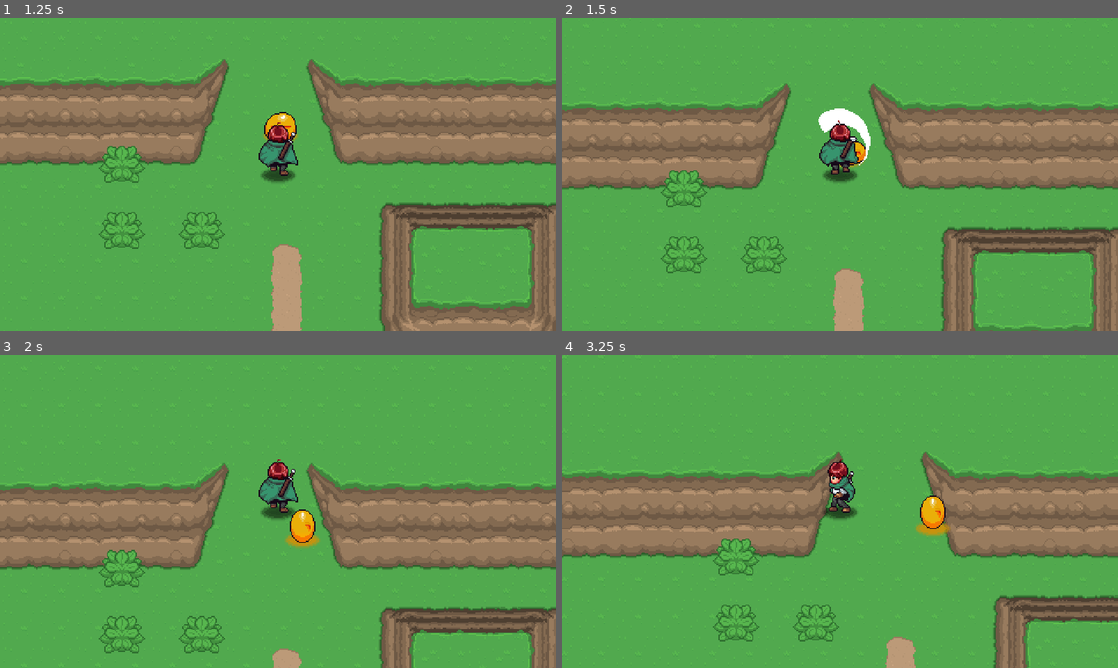
Above: before the commit, frames 1-4 (two rows, left to right).
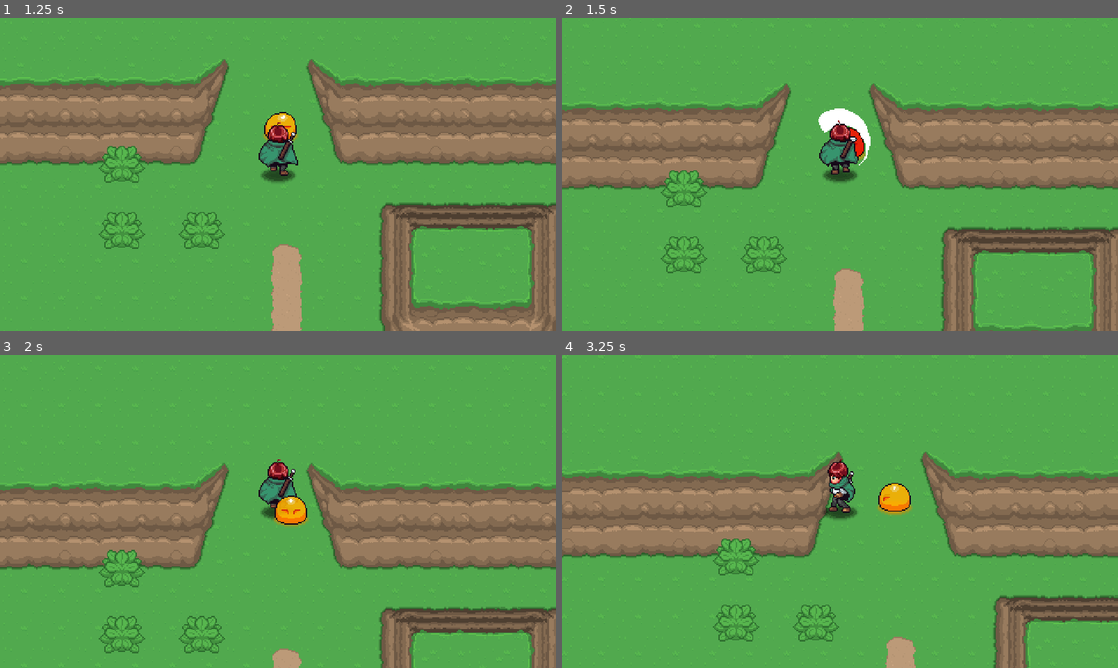
Above: after the commit, the same moments.

Repository: MansonPlus/AARPG
Game: Godot game, scene res://playground.tscn
Same seed, same stepped clock (60 frames per second), same inputs: the game is played once before the commit and once after it.
Inputs:
- Up to frame 1 (1.25 s): hold Up (up) from 0.53 s (still down); hold Z (attack) from 0.53 s (still down)
- Up to frame 2 (1.5 s): keep holding Up (up); release Z (attack) at 1.28 s; tap Z (attack) at 1.35 s
- Up to frame 3 (2 s): keep holding Up (up)
- Up to frame 4 (3.25 s): release Up (up) at 2.03 s; hold Z (attack) 2.03-2.78 s; hold Left (left) from 2.03 s (still down); tap Z (attack) at 2.85 s

Frame 1 is identical in both runs. In frame 2, 0.2% of the frame differs, in the area x 49-55%, y 34-48%; in frame 3, 0.9%; in frame 4, 1.1%, in the area x 56-70%, y 40-58%.

Commit message:
Added enemy 2

Diff:
--- /dev/null
+++ b/Enemies/Scripts/States/enemy_state_destroy.gd
@@ -0,0 +1,39 @@
+class_name EnemyStateDestroy extends EnemyState
+
+@export var anim_name: String = "destroy"
+@export var knockback_speed: float = 200.0
+@export var decelarate_speed: float = 10.0
+
+@export_category("AI")
+
+var _direction: Vector2
+
+func init() -> void:
+	enemy.enemy_destroyed.connect(_on_enemy_destroyed)
+
+func enter() -> void:
+	enemy.invulnerable = true
+
+	_direction = enemy.global_position.direction_to(enemy.player.global_position)
+
+	enemy.set_direction(_direction)
+	enemy.velocity = _direction * -knockback_speed
+
+	enemy.update_animation(anim_name)
+	enemy.animation_player.animation_finished.connect(_on_animation_finished)
+
+func exit() -> void:
+	pass
+
+func process(_delta: float) -> EnemyState:
+	enemy.velocity -= enemy.velocity * decelarate_speed * _delta
+	return null
+
+func physics(_delta: float) -> EnemyState:
+	return null
+
+func _on_enemy_destroyed() -> void:
+	state_machine.change_state(self)
+
+func _on_animation_finished(_a: String) -> void:
+	enemy.queue_free()
--- /dev/null
+++ b/Enemies/Scripts/States/enemy_state_stun.gd
@@ -0,0 +1,45 @@
+class_name EnemyStateStun extends EnemyState
+
+@export var anim_name: String = "stun"
+@export var knockback_speed: float = 200.0
+@export var decelarate_speed: float = 10.0
+
+@export_category("AI")
+@export var next_state: EnemyState
+
+var _direction: Vector2
+var _animation_finished: bool = false
+
+func init() -> void:
+	enemy.enemy_damaged.connect(_on_enemy_damaged)
+
+func enter() -> void:
+	enemy.invulnerable = true
+	_animation_finished = false
+
+	_direction = enemy.global_position.direction_to(enemy.player.global_position)
+
+	enemy.set_direction(_direction)
+	enemy.velocity = _direction * -knockback_speed
+
+	enemy.update_animation(anim_name)
+	enemy.animation_player.animation_finished.connect(_on_animation_finished)
+
+func exit() -> void:
+	enemy.invulnerable = false
+	enemy.animation_player.animation_finished.disconnect(_on_animation_finished)
+
+func process(_delta: float) -> EnemyState:
+	if _animation_finished == true:
+		return next_state
+	enemy.velocity -= enemy.velocity * decelarate_speed * _delta
+	return null
+
+func physics(_delta: float) -> EnemyState:
+	return null
+
+func _on_enemy_damaged() -> void:
+	state_machine.change_state(self)
+
+func _on_animation_finished(_a: String) -> void:
+	_animation_finished = true
--- a/Enemies/Scripts/enemy.gd
+++ b/Enemies/Scripts/enemy.gd
@@ -3,6 +3,7 @@
 
 signal direction_changed(new_direction: Vector2)
 signal enemy_damaged()
+signal enemy_destroyed()
 
 const DIR_4 = [Vector2.RIGHT, Vector2.DOWN, Vector2.LEFT, Vector2.UP]
 
@@ -15,11 +16,13 @@
 
 @onready var animation_player = $AnimationPlayer
 @onready var sprite = $Sprite2D
+@onready var hit_box = $HitBox
 @onready var state_machine = $EnemyStateMachine
 
 func _ready():
 	state_machine.initialize(self)
 	player = PlayerManager.player
+	hit_box.damaged.connect(_take_damage)
 
 func _process(_delta):
 	pass
@@ -56,3 +59,12 @@
 		return "up"
 	else:
 		return "side"
+
+func _take_damage(damage: int) -> void:
+	if invulnerable == true:
+		return
+	hp -= damage
+	if hp > 0:
+		enemy_damaged.emit()
+	else:
+		enemy_destroyed.emit()
--- a/Enemies/Slime/slime.tscn
+++ b/Enemies/Slime/slime.tscn
@@ -1,15 +1,304 @@
-[gd_scene load_steps=16 format=3 uid="uid://bqds26x61bi5o"]
+[gd_scene load_steps=33 format=3 uid="uid://bqds26x61bi5o"]
 
 [ext_resource type="Script" path="res://Enemies/Scripts/enemy.gd" id="1_ecng5"]
 [ext_resource type="Texture2D" uid="uid://dk6b1wb8aiav1" path="res://Player/Sprites/Shadow.png" id="1_wpmx5"]
 [ext_resource type="Texture2D" uid="uid://ba1q3m7hsilc7" path="res://Enemies/Slime/Slime.png" id="2_mnvds"]
+[ext_resource type="PackedScene" uid="uid://cw6ka83ydcg4n" path="res://GeneralNodes/HitBox/hit_box.tscn" id="3_5unb0"]
 [ext_resource type="Script" path="res://Enemies/Scripts/enemy_state_machine.gd" id="4_gvace"]
+[ext_resource type="AudioStream" uid="uid://40aael3lm8pc" path="res://Enemies/Slime/hit_01.wav" id="5_clbtg"]
 [ext_resource type="Script" path="res://Enemies/Scripts/States/enemy_state_idle.gd" id="5_s0mhk"]
 [ext_resource type="Script" path="res://Enemies/Scripts/States/enemy_state_wonder.gd" id="6_njmxx"]
+[ext_resource type="AudioStream" uid="uid://cxhsj3rmfod0n" path="res://Enemies/Slime/hit_00.wav" id="6_ryxfw"]
+[ext_resource type="PackedScene" uid="uid://cra6ofaja23ne" path="res://GeneralNodes/HurtBox/hurt_box.tscn" id="7_bu1vi"]
+[ext_resource type="Texture2D" uid="uid://cg4q4d5yohgf6" path="res://Enemies/Slime/DestroySmoke.png" id="9_s3xum"]
+[ext_resource type="Script" path="res://Enemies/Scripts/States/enemy_state_stun.gd" id="10_8xm2m"]
+[ext_resource type="Script" path="res://Enemies/Scripts/States/enemy_state_destroy.gd" id="12_3bk6x"]
+
+[sub_resource type="CircleShape2D" id="CircleShape2D_haybd"]
+radius = 13.0
 
 [sub_resource type="CapsuleShape2D" id="CapsuleShape2D_0y2f6"]
 radius = 5.0
 height = 20.0
+
+[sub_resource type="Animation" id="Animation_mror6"]
+length = 0.001
+tracks/0/type = "value"
+tracks/0/imported = false
+tracks/0/enabled = true
+tracks/0/path = NodePath("Sprite2D:frame")
+tracks/0/interp = 1
+tracks/0/loop_wrap = true
+tracks/0/keys = {
+"times": PackedFloat32Array(0),
+"transitions": PackedFloat32Array(1),
+"update": 1,
+"values": [0]
+}
+tracks/1/type = "value"
+tracks/1/imported = false
+tracks/1/enabled = true
+tracks/1/path = NodePath("Sprite2D:position")
+tracks/1/interp = 1
+tracks/1/loop_wrap = true
+tracks/1/keys = {
+"times": PackedFloat32Array(0),
+"transitions": PackedFloat32Array(1),
+"update": 0,
+"values": [Vector2(0, -19)]
+}
+tracks/2/type = "value"
+tracks/2/imported = false
+tracks/2/enabled = true
+tracks/2/path = NodePath("Sprite2D:modulate")
+tracks/2/interp = 1
+tracks/2/loop_wrap = true
+tracks/2/keys = {
+"times": PackedFloat32Array(0),
+"transitions": PackedFloat32Array(1),
+"update": 0,
+"values": [Color(1, 1, 1, 1)]
+}
+
+[sub_resource type="Animation" id="Animation_qujw8"]
+resource_name = "destroy_down"
+step = 0.05
+tracks/0/type = "value"
+tracks/0/imported = false
+tracks/0/enabled = true
+tracks/0/path = NodePath("Sprite2D:frame")
+tracks/0/interp = 1
+tracks/0/loop_wrap = true
+tracks/0/keys = {
+"times": PackedFloat32Array(0, 0.05, 0.1, 0.15, 0.2, 0.25),
+"transitions": PackedFloat32Array(1, 1, 1, 1, 1, 1),
+"update": 1,
+"values": [18, 19, 20, 11, 9, 18]
+}
+tracks/1/type = "value"
+tracks/1/imported = false
+tracks/1/enabled = true
+tracks/1/path = NodePath("Sprite2D:position")
+tracks/1/interp = 1
+tracks/1/loop_wrap = true
+tracks/1/keys = {
+"times": PackedFloat32Array(0, 0.1, 0.25),
+"transitions": PackedFloat32Array(1, 1, 1),
+"update": 0,
+"values": [Vector2(0, -19), Vector2(0, -22), Vector2(0, -19)]
+}
+tracks/2/type = "value"
+tracks/2/imported = false
+tracks/2/enabled = true
+tracks/2/path = NodePath("Sprite2D:modulate")
+tracks/2/interp = 1
+tracks/2/loop_wrap = true
+tracks/2/keys = {
+"times": PackedFloat32Array(0, 0.2, 0.25, 0.35),
+"transitions": PackedFloat32Array(1, 1, 1, 1),
+"update": 0,
+"values": [Color(0.982422, 0, 0, 1), Color(1, 1, 1, 1), Color(1, 1, 1, 1), Color(1, 1, 1, 0)]
+}
+tracks/3/type = "audio"
+tracks/3/imported = false
+tracks/3/enabled = true
+tracks/3/path = NodePath("AudioStreamPlayer2D")
+tracks/3/interp = 1
+tracks/3/loop_wrap = true
+tracks/3/keys = {
+"clips": [{
+"end_offset": 0.0,
+"start_offset": 0.0,
+"stream": ExtResource("5_clbtg")
+}],
+"times": PackedFloat32Array(0)
+}
+tracks/3/use_blend = true
+tracks/4/type = "audio"
+tracks/4/imported = false
+tracks/4/enabled = true
+tracks/4/path = NodePath("AudioStreamPlayer2D")
+tracks/4/interp = 1
+tracks/4/loop_wrap = true
+tracks/4/keys = {
+"clips": [{
+"end_offset": 0.0,
+"start_offset": 0.0,
+"stream": ExtResource("6_ryxfw")
+}],
+"times": PackedFloat32Array(0.05)
+}
+tracks/4/use_blend = true
+tracks/5/type = "animation"
+tracks/5/imported = false
+tracks/5/enabled = true
+tracks/5/path = NodePath("DestroyEffectSprite/AnimationPlayer")
+tracks/5/interp = 1
+tracks/5/loop_wrap = true
+tracks/5/keys = {
+"clips": PackedStringArray("destroy"),
+"times": PackedFloat32Array(0)
+}
+
+[sub_resource type="Animation" id="Animation_2jq46"]
+resource_name = "destroy_side"
+step = 0.05
+tracks/0/type = "value"
+tracks/0/imported = false
+tracks/0/enabled = true
+tracks/0/path = NodePath("Sprite2D:frame")
+tracks/0/interp = 1
+tracks/0/loop_wrap = true
+tracks/0/keys = {
+"times": PackedFloat32Array(0, 0.05, 0.1, 0.15, 0.2, 0.25),
+"transitions": PackedFloat32Array(1, 1, 1, 1, 1, 1),
+"update": 1,
+"values": [24, 25, 26, 17, 15, 24]
+}
+tracks/1/type = "value"
+tracks/1/imported = false
+tracks/1/enabled = true
+tracks/1/path = NodePath("Sprite2D:position")
+tracks/1/interp = 1
+tracks/1/loop_wrap = true
+tracks/1/keys = {
+"times": PackedFloat32Array(0, 0.1, 0.25),
+"transitions": PackedFloat32Array(1, 1, 1),
+"update": 0,
+"values": [Vector2(0, -19), Vector2(0, -22), Vector2(0, -19)]
+}
+tracks/2/type = "value"
+tracks/2/imported = false
+tracks/2/enabled = true
+tracks/2/path = NodePath("Sprite2D:modulate")
+tracks/2/interp = 1
+tracks/2/loop_wrap = true
+tracks/2/keys = {
+"times": PackedFloat32Array(0, 0.2, 0.25, 0.35),
+"transitions": PackedFloat32Array(1, 1, 1, 1),
+"update": 0,
+"values": [Color(0.982422, 0, 0, 1), Color(1, 1, 1, 1), Color(1, 1, 1, 1), Color(1, 1, 1, 0)]
+}
+tracks/3/type = "audio"
+tracks/3/imported = false
+tracks/3/enabled = true
+tracks/3/path = NodePath("AudioStreamPlayer2D")
+tracks/3/interp = 1
+tracks/3/loop_wrap = true
+tracks/3/keys = {
+"clips": [{
+"end_offset": 0.0,
+"start_offset": 0.0,
+"stream": ExtResource("5_clbtg")
+}],
+"times": PackedFloat32Array(0)
+}
+tracks/3/use_blend = true
+tracks/4/type = "audio"
+tracks/4/imported = false
+tracks/4/enabled = true
+tracks/4/path = NodePath("AudioStreamPlayer2D")
+tracks/4/interp = 1
+tracks/4/loop_wrap = true
+tracks/4/keys = {
+"clips": [{
+"end_offset": 0.0,
+"start_offset": 0.0,
+"stream": ExtResource("6_ryxfw")
+}],
+"times": PackedFloat32Array(0.05)
+}
+tracks/4/use_blend = true
+tracks/5/type = "animation"
+tracks/5/imported = false
+tracks/5/enabled = true
+tracks/5/path = NodePath("DestroyEffectSprite/AnimationPlayer")
+tracks/5/interp = 1
+tracks/5/loop_wrap = true
+tracks/5/keys = {
+"clips": PackedStringArray("destroy"),
+"times": PackedFloat32Array(0)
+}
+
+[sub_resource type="Animation" id="Animation_j25fm"]
+resource_name = "destroy_up"
+step = 0.05
+tracks/0/type = "value"
+tracks/0/imported = false
+tracks/0/enabled = true
+tracks/0/path = NodePath("Sprite2D:frame")
+tracks/0/interp = 1
+tracks/0/loop_wrap = true
+tracks/0/keys = {
+"times": PackedFloat32Array(0, 0.05, 0.1, 0.15, 0.2, 0.25),
+"transitions": PackedFloat32Array(1, 1, 1, 1, 1, 1),
+"update": 1,
+"values": [21, 22, 23, 14, 12, 21]
+}
+tracks/1/type = "value"
+tracks/1/imported = false
+tracks/1/enabled = true
+tracks/1/path = NodePath("Sprite2D:position")
+tracks/1/interp = 1
+tracks/1/loop_wrap = true
+tracks/1/keys = {
+"times": PackedFloat32Array(0, 0.1, 0.25),
+"transitions": PackedFloat32Array(1, 1, 1),
+"update": 0,
+"values": [Vector2(0, -19), Vector2(0, -22), Vector2(0, -19)]
+}
+tracks/2/type = "value"
+tracks/2/imported = false
+tracks/2/enabled = true
+tracks/2/path = NodePath("Sprite2D:modulate")
+tracks/2/interp = 1
+tracks/2/loop_wrap = true
+tracks/2/keys = {
+"times": PackedFloat32Array(0, 0.2, 0.25, 0.35),
+"transitions": PackedFloat32Array(1, 1, 1, 1),
+"update": 0,
+"values": [Color(0.982422, 0, 0, 1), Color(1, 1, 1, 1), Color(1, 1, 1, 1), Color(1, 1, 1, 0)]
+}
+tracks/3/type = "audio"
+tracks/3/imported = false
+tracks/3/enabled = true
+tracks/3/path = NodePath("AudioStreamPlayer2D")
+tracks/3/interp = 1
+tracks/3/loop_wrap = true
+tracks/3/keys = {
+"clips": [{
+"end_offset": 0.0,
+"start_offset": 0.0,
+"stream": ExtResource("5_clbtg")
+}],
+"times": PackedFloat32Array(0)
+}
+tracks/3/use_blend = true
+tracks/4/type = "audio"
+tracks/4/imported = false
+tracks/4/enabled = true
+tracks/4/path = NodePath("AudioStreamPlayer2D")
+tracks/4/interp = 1
+tracks/4/loop_wrap = true
+tracks/4/keys = {
+"clips": [{
+"end_offset": 0.0,
+"start_offset": 0.0,
+"stream": ExtResource("6_ryxfw")
+}],
+"times": PackedFloat32Array(0.05)
+}
+tracks/4/use_blend = true
+tracks/5/type = "animation"
+tracks/5/imported = false
+tracks/5/enabled = true
+tracks/5/path = NodePath("DestroyEffectSprite/AnimationPlayer")
+tracks/5/interp = 1
+tracks/5/loop_wrap = true
+tracks/5/keys = {
+"clips": PackedStringArray("destroy"),
+"times": PackedFloat32Array(0)
+}
 
 [sub_resource type="Animation" id="Animation_fa2kt"]
 resource_name = "idle_down"
@@ -41,19 +330,22 @@
 "values": [Vector2(0, -19)]
 }
 
-[sub_resource type="Animation" id="Animation_mror6"]
-length = 0.001
-tracks/0/type = "value"
-tracks/0/imported = false
-tracks/0/enabled = true
-tracks/0/path = NodePath("Sprite2D:frame")
-tracks/0/interp = 1
-tracks/0/loop_wrap = true
-tracks/0/keys = {
-"times": PackedFloat32Array(0),
-"transitions": PackedFloat32Array(1),
-"update": 1,
-"values": [0]
+[sub_resource type="Animation" id="Animation_26x1c"]
+resource_name = "idle_slide"
+length = 0.4
+loop_mode = 2
+step = 0.1
+tracks/0/type = "value"
+tracks/0/imported = false
+tracks/0/enabled = true
+tracks/0/path = NodePath("Sprite2D:frame")
+tracks/0/interp = 1
+tracks/0/loop_wrap = true
+tracks/0/keys = {
+"times": PackedFloat32Array(0, 0.2, 0.4),
+"transitions": PackedFloat32Array(1, 1, 1),
+"update": 1,
+"values": [6, 7, 8]
 }
 tracks/1/type = "value"
 tracks/1/imported = false
@@ -98,35 +390,173 @@
 "values": [Vector2(0, -19)]
 }
 
-[sub_resource type="Animation" id="Animation_26x1c"]
-resource_name = "idle_slide"
-length = 0.4
-loop_mode = 2
-step = 0.1
-tracks/0/type = "value"
-tracks/0/imported = false
-tracks/0/enabled = true
-tracks/0/path = NodePath("Sprite2D:frame")
-tracks/0/interp = 1
-tracks/0/loop_wrap = true
-tracks/0/keys = {
-"times": PackedFloat32Array(0, 0.2, 0.4),
-"transitions": PackedFloat32Array(1, 1, 1),
-"update": 1,
-"values": [6, 7, 8]
-}
-tracks/1/type = "value"
-tracks/1/imported = false
-tracks/1/enabled = true
-tracks/1/path = NodePath("Sprite2D:position")
-tracks/1/interp = 1
-tracks/1/loop_wrap = true
-tracks/1/keys = {
-"times": PackedFloat32Array(0),
-"transitions": PackedFloat32Array(1),
-"update": 0,
-"values": [Vector2(0, -19)]
-}
+[sub_resource type="Animation" id="Animation_0bnt1"]
+resource_name = "stun_down"
+length = 0.3
+step = 0.05
+tracks/0/type = "value"
+tracks/0/imported = false
+tracks/0/enabled = true
+tracks/0/path = NodePath("Sprite2D:frame")
+tracks/0/interp = 1
+tracks/0/loop_wrap = true
+tracks/0/keys = {
+"times": PackedFloat32Array(0, 0.05, 0.1, 0.15, 0.2, 0.25),
+"transitions": PackedFloat32Array(1, 1, 1, 1, 1, 1),
+"update": 1,
+"values": [18, 19, 20, 11, 9, 18]
+}
+tracks/1/type = "value"
+tracks/1/imported = false
+tracks/1/enabled = true
+tracks/1/path = NodePath("Sprite2D:position")
+tracks/1/interp = 1
+tracks/1/loop_wrap = true
+tracks/1/keys = {
+"times": PackedFloat32Array(0, 0.1, 0.25),
+"transitions": PackedFloat32Array(1, 1, 1),
+"update": 0,
+"values": [Vector2(0, -19), Vector2(0, -22), Vector2(0, -19)]
+}
+tracks/2/type = "value"
+tracks/2/imported = false
+tracks/2/enabled = true
+tracks/2/path = NodePath("Sprite2D:modulate")
+tracks/2/interp = 1
+tracks/2/loop_wrap = true
+tracks/2/keys = {
+"times": PackedFloat32Array(0, 0.2, 0.3),
+"transitions": PackedFloat32Array(1, 1, 1),
+"update": 0,
+"values": [Color(0.982422, 0, 0, 1), Color(1, 1, 1, 1), Color(1, 1, 1, 1)]
+}
+tracks/3/type = "audio"
+tracks/3/imported = false
+tracks/3/enabled = true
+tracks/3/path = NodePath("AudioStreamPlayer2D")
+tracks/3/interp = 1
+tracks/3/loop_wrap = true
+tracks/3/keys = {
+"clips": [{
+"end_offset": 0.0,
+"start_offset": 0.0,
+"stream": ExtResource("5_clbtg")
+}],
+"times": PackedFloat32Array(0)
+}
+tracks/3/use_blend = true
+
+[sub_resource type="Animation" id="Animation_iuxuy"]
+resource_name = "stun_side"
+length = 0.3
+step = 0.05
+tracks/0/type = "value"
+tracks/0/imported = false
+tracks/0/enabled = true
+tracks/0/path = NodePath("Sprite2D:frame")
+tracks/0/interp = 1
+tracks/0/loop_wrap = true
+tracks/0/keys = {
+"times": PackedFloat32Array(0, 0.05, 0.1, 0.15, 0.2, 0.25),
+"transitions": PackedFloat32Array(1, 1, 1, 1, 1, 1),
+"update": 1,
+"values": [24, 25, 26, 17, 15, 24]
+}
+tracks/1/type = "value"
+tracks/1/imported = false
+tracks/1/enabled = true
+tracks/1/path = NodePath("Sprite2D:position")
+tracks/1/interp = 1
+tracks/1/loop_wrap = true
+tracks/1/keys = {
+"times": PackedFloat32Array(0, 0.1, 0.25),
+"transitions": PackedFloat32Array(1, 1, 1),
+"update": 0,
+"values": [Vector2(0, -19), Vector2(0, -22), Vector2(0, -19)]
+}
+tracks/2/type = "value"
+tracks/2/imported = false
+tracks/2/enabled = true
+tracks/2/path = NodePath("Sprite2D:modulate")
+tracks/2/interp = 1
+tracks/2/loop_wrap = true
+tracks/2/keys = {
+"times": PackedFloat32Array(0, 0.2, 0.3),
+"transitions": PackedFloat32Array(1, 1, 1),
+"update": 0,
+"values": [Color(0.982422, 0, 0, 1), Color(1, 1, 1, 1), Color(1, 1, 1, 1)]
+}
+tracks/3/type = "audio"
+tracks/3/imported = false
+tracks/3/enabled = true
+tracks/3/path = NodePath("AudioStreamPlayer2D")
+tracks/3/interp = 1
+tracks/3/loop_wrap = true
+tracks/3/keys = {
+"clips": [{
+"end_offset": 0.0,
+"start_offset": 0.0,
+"stream": ExtResource("5_clbtg")
+}],
+"times": PackedFloat32Array(0)
+}
+tracks/3/use_blend = true
+
+[sub_resource type="Animation" id="Animation_vmr6l"]
+resource_name = "stun_up"
+length = 0.3
+step = 0.05
+tracks/0/type = "value"
+tracks/0/imported = false
+tracks/0/enabled = true
+tracks/0/path = NodePath("Sprite2D:frame")
+tracks/0/interp = 1
+tracks/0/loop_wrap = true
+tracks/0/keys = {
+"times": PackedFloat32Array(0, 0.05, 0.1, 0.15, 0.2, 0.25),
+"transitions": PackedFloat32Array(1, 1, 1, 1, 1, 1),
+"update": 1,
+"values": [21, 22, 23, 14, 12, 21]
+}
+tracks/1/type = "value"
+tracks/1/imported = false
+tracks/1/enabled = true
+tracks/1/path = NodePath("Sprite2D:position")
+tracks/1/interp = 1
+tracks/1/loop_wrap = true
+tracks/1/keys = {
+"times": PackedFloat32Array(0, 0.1, 0.25),
+"transitions": PackedFloat32Array(1, 1, 1),
+"update": 0,
+"values": [Vector2(0, -19), Vector2(0, -22), Vector2(0, -19)]
+}
+tracks/2/type = "value"
+tracks/2/imported = false
+tracks/2/enabled = true
+tracks/2/path = NodePath("Sprite2D:modulate")
+tracks/2/interp = 1
+tracks/2/loop_wrap = true
+tracks/2/keys = {
+"times": PackedFloat32Array(0, 0.2, 0.3),
+"transitions": PackedFloat32Array(1, 1, 1),
+"update": 0,
+"values": [Color(0.982422, 0, 0, 1), Color(1, 1, 1, 1), Color(1, 1, 1, 1)]
+}
+tracks/3/type = "audio"
+tracks/3/imported = false
+tracks/3/enabled = true
+tracks/3/path = NodePath("AudioStreamPlayer2D")
+tracks/3/interp = 1
+tracks/3/loop_wrap = true
+tracks/3/keys = {
+"clips": [{
+"end_offset": 0.0,
+"start_offset": 0.0,
+"stream": ExtResource("5_clbtg")
+}],
+"times": PackedFloat32Array(0)
+}
+tracks/3/use_blend = true
 
 [sub_resource type="Animation" id="Animation_lvo2g"]
 resource_name = "walk_down"
@@ -158,6 +588,36 @@
 "values": [Vector2(0, -19), Vector2(0, -19), Vector2(0, -23), Vector2(0, -19)]
 }
 
+[sub_resource type="Animation" id="Animation_kvdko"]
+resource_name = "walk_side"
+length = 0.7
+loop_mode = 1
+step = 0.1
+tracks/0/type = "value"
+tracks/0/imported = false
+tracks/0/enabled = true
+tracks/0/path = NodePath("Sprite2D:frame")
+tracks/0/interp = 1
+tracks/0/loop_wrap = true
+tracks/0/keys = {
+"times": PackedFloat32Array(0, 0.2, 0.4, 0.7),
+"transitions": PackedFloat32Array(1, 1, 1, 1),
+"update": 1,
+"values": [15, 16, 17, 15]
+}
+tracks/1/type = "value"
+tracks/1/imported = false
+tracks/1/enabled = true
+tracks/1/path = NodePath("Sprite2D:position")
+tracks/1/interp = 1
+tracks/1/loop_wrap = true
+tracks/1/keys = {
+"times": PackedFloat32Array(0, 0.2, 0.5, 0.7),
+"transitions": PackedFloat32Array(-2, -2, -2, -2),
+"update": 0,
+"values": [Vector2(0, -19), Vector2(0, -19), Vector2(0, -23), Vector2(0, -19)]
+}
+
 [sub_resource type="Animation" id="Animation_fxntc"]
 resource_name = "walk_up"
 length = 0.7
@@ -188,51 +648,102 @@
 "values": [Vector2(0, -19), Vector2(0, -19), Vector2(0, -23), Vector2(0, -19)]
 }
 
-[sub_resource type="Animation" id="Animation_kvdko"]
-resource_name = "walk_side"
-length = 0.7
-loop_mode = 1
-step = 0.1
-tracks/0/type = "value"
-tracks/0/imported = false
-tracks/0/enabled = true
-tracks/0/path = NodePath("Sprite2D:frame")
-tracks/0/interp = 1
-tracks/0/loop_wrap = true
-tracks/0/keys = {
-"times": PackedFloat32Array(0, 0.2, 0.4, 0.7),
-"transitions": PackedFloat32Array(1, 1, 1, 1),
-"update": 1,
-"values": [15, 16, 17, 15]
-}
-tracks/1/type = "value"
-tracks/1/imported = false
-tracks/1/enabled = true
-tracks/1/path = NodePath("Sprite2D:position")
-tracks/1/interp = 1
-tracks/1/loop_wrap = true
-tracks/1/keys = {
-"times": PackedFloat32Array(0, 0.2, 0.5, 0.7),
-"transitions": PackedFloat32Array(-2, -2, -2, -2),
-"update": 0,
-"values": [Vector2(0, -19), Vector2(0, -19), Vector2(0, -23), Vector2(0, -19)]
-}
-
 [sub_resource type="AnimationLibrary" id="AnimationLibrary_gdo62"]
 _data = {
 "RESET": SubResource("Animation_mror6"),
+"destroy_down": SubResource("Animation_qujw8"),
+"destroy_side": SubResource("Animation_2jq46"),
+"destroy_up": SubResource("Animation_j25fm"),
 "idle_down": SubResource("Animation_fa2kt"),
 "idle_slide": SubResource("Animation_26x1c"),
 "idle_up": SubResource("Animation_aynpd"),
+"stun_down": SubResource("Animation_0bnt1"),
+"stun_side": SubResource("Animation_iuxuy"),
+"stun_up": SubResource("Animation_vmr6l"),
 "walk_down": SubResource("Animation_lvo2g"),
 "walk_side": SubResource("Animation_kvdko"),
 "walk_up": SubResource("Animation_fxntc")
+}
+
+[sub_resource type="Animation" id="Animation_wrk7j"]
+length = 0.001
+tracks/0/type = "value"
+tracks/0/imported = false
+tracks/0/enabled = true
+tracks/0/path = NodePath(".:frame")
+tracks/0/interp = 1
+tracks/0/loop_wrap = true
+tracks/0/keys = {
+"times": PackedFloat32Array(0),
+"transitions": PackedFloat32Array(1),
+"update": 1,
+"values": [0]
+}
+tracks/1/type = "value"
+tracks/1/imported = false
+tracks/1/enabled = true
+tracks/1/path = NodePath(".:visible")
+tracks/1/interp = 1
+tracks/1/loop_wrap = true
+tracks/1/keys = {
+"times": PackedFloat32Array(0),
+"transitions": PackedFloat32Array(1),
+"update": 1,
+"values": [false]
+}
+
+[sub_resource type="Animation" id="Animation_ydxsm"]
+resource_name = "destroy"
+step = 0.1
+tracks/0/type = "value"
+tracks/0/imported = false
+tracks/0/enabled = true
+tracks/0/path = NodePath(".:frame")
+tracks/0/interp = 1
+tracks/0/loop_wrap = true
+tracks/0/keys = {
+"times": PackedFloat32Array(0, 0.1, 0.2, 0.3, 0.4, 0.5),
+"transitions": PackedFloat32Array(1, 1, 1, 1, 1, 1),
+"update": 1,
+"values": [0, 1, 2, 3, 4, 5]
+}
+tracks/1/type = "value"
+tracks/1/imported = false
+tracks/1/enabled = true
+tracks/1/path = NodePath(".:visible")
+tracks/1/interp = 1
+tracks/1/loop_wrap = true
+tracks/1/keys = {
+"times": PackedFloat32Array(0, 0.6),
+"transitions": PackedFloat32Array(1, 1),
+"update": 1,
+"values": [true, false]
+}
+
+[sub_resource type="AnimationLibrary" id="AnimationLibrary_of07y"]
+_data = {
+"RESET": SubResource("Animation_wrk7j"),
+"destroy": SubResource("Animation_ydxsm")
 }
 
 [node name="Slime" type="CharacterBody2D"]
 collision_layer = 256
 collision_mask = 16
 script = ExtResource("1_ecng5")
+
+[node name="HurtBox" parent="." instance=ExtResource("7_bu1vi")]
+
+[node name="CollisionShape2D" type="CollisionShape2D" parent="HurtBox"]
+position = Vector2(0, -7)
+shape = SubResource("CircleShape2D_haybd")
+debug_color = Color(0.6125, 0.7, 0, 0.42)
+
+[node name="HitBox" parent="." instance=ExtResource("3_5unb0")]
+
+[node name="CollisionShape2D" type="CollisionShape2D" parent="HitBox"]
+position = Vector2(0, -7)
+shape = SubResource("CircleShape2D_haybd")
+debug_color = Color(0.75, 0.0336914, 0.0336914, 0.42)
 
 [node name="ShadowSprite2D" type="Sprite2D" parent="."]
 modulate = Color(0.796875, 0.568668, 0.0451355, 1)
@@ -265,3 +776,24 @@
 script = ExtResource("6_njmxx")
 state_animation_duration = 0.7
 next_state = NodePath("../Idle")
+
+[node name="Stun" type="Node" parent="EnemyStateMachine" node_paths=PackedStringArray("next_state")]
+script = ExtResource("10_8xm2m")
+next_state = NodePath("../Idle")
+
+[node name="Destroy" type="Node" parent="EnemyStateMachine"]
+script = ExtResource("12_3bk6x")
+
+[node name="AudioStreamPlayer2D" type="AudioStreamPlayer2D" parent="."]
+max_polyphony = 4
+
+[node name="DestroyEffectSprite" type="Sprite2D" parent="."]
+visible = false
+position = Vector2(0, -9)
+texture = ExtResource("9_s3xum")
+hframes = 6
+
+[node name="AnimationPlayer" type="AnimationPlayer" parent="DestroyEffectSprite"]
+libraries = {
+"": SubResource("AnimationLibrary_of07y")
+}
--- a/GeneralNodes/HitBox/hit_box.gd
+++ b/GeneralNodes/HitBox/hit_box.gd
@@ -1,8 +1,8 @@
 class_name HitBox
 extends Area2D
 
-signal Damaged(damage: int)
+signal damaged(damage: int)
 
 func TakeDamage(damage: int) -> void:
 	print("TakeDamage: ", damage)
-	Damaged.emit(damage)
+	damaged.emit(damage)
--- a/Props/Plants/plant.gd
+++ b/Props/Plants/plant.gd
@@ -2,7 +2,7 @@
 extends Node2D
 
 func _ready():
-	$HitBox.Damaged.connect(TakeDamage)
+	$HitBox.damaged.connect(TakeDamage)
 
 func TakeDamage(_damage: int) -> void:
 	queue_free()
Binary file added: Enemies/Slime/DestroySmoke.png
Not shown, added: Enemies/Slime/DestroySmoke.png.import
Not shown, added: Enemies/Slime/hit_00.wav.import
Not shown, added: Enemies/Slime/hit_01.wav.import
Not shown, added: Enemies/Slime/hit_00.wav
Not shown, added: Enemies/Slime/hit_01.wav
